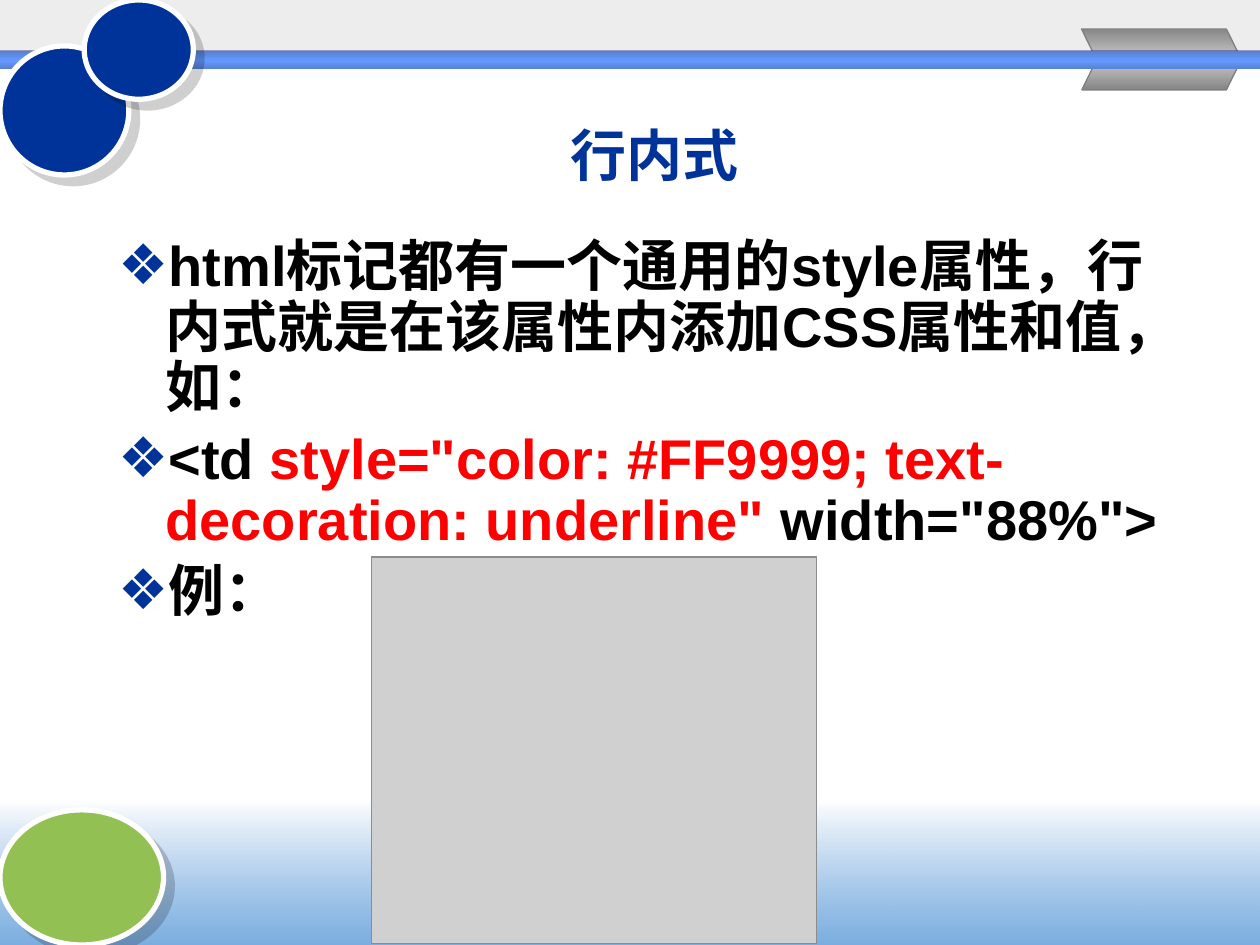
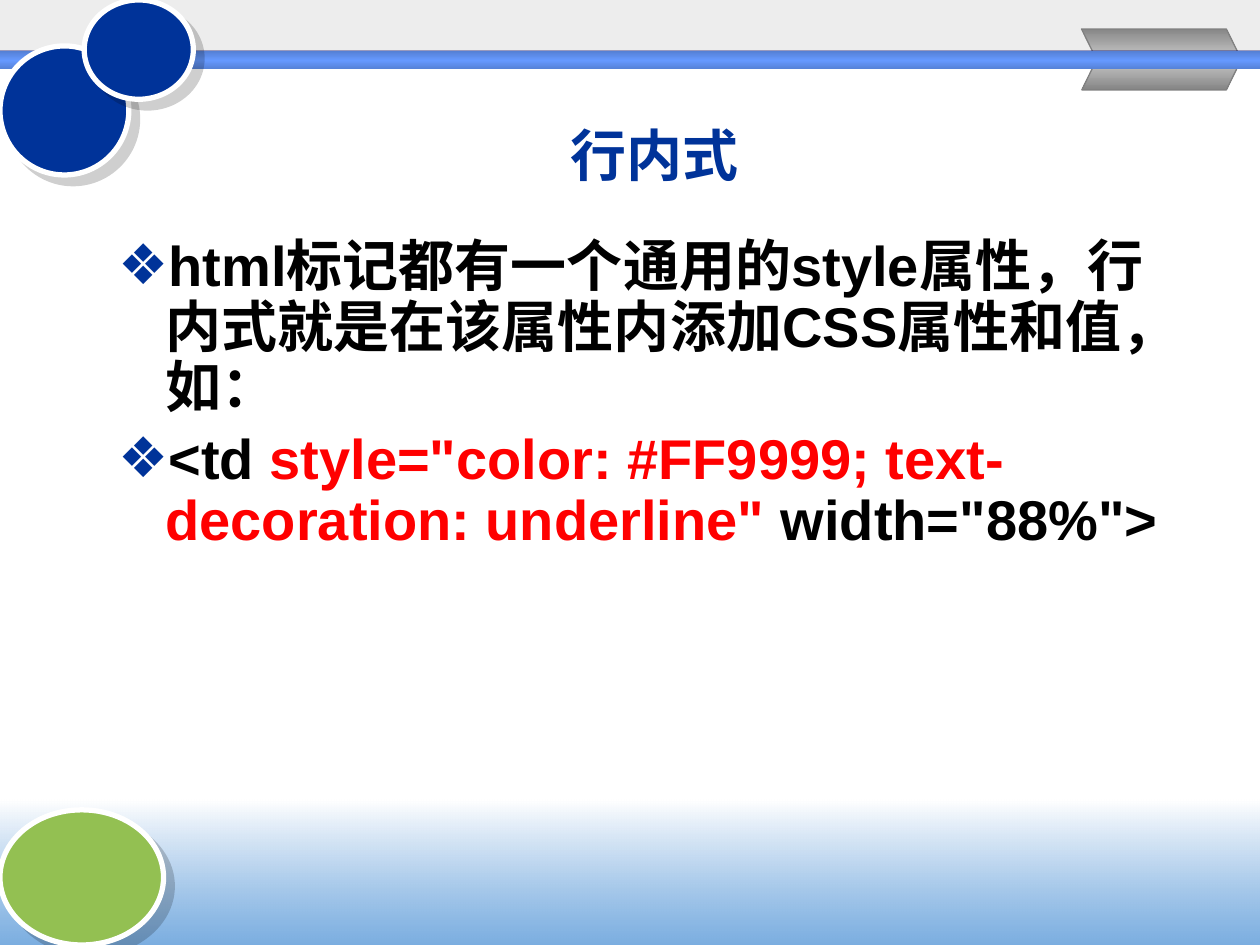
Before and after one commit to Chencao0928/Web-, a slide deck: slide 58 of chapter2/2HTML与CSS.pptx (slide 64 before the commit). Drawn at 1260x945 pixels with LibreOffice and Linux fonts; fonts in the diff are those of the drawing; grey boxes stand for pictures; background and template pictures are left out. Boxes give left, top, right and bottom in pixels: in the first picture for what was removed or moved away, otherwise in the second. Text is boxed around its words. In the diff, an @@ line names an element or a change of style, - is before the commit and + after.

```diff
--- a/chapter2/2HTML与CSS.pptx
+++ b/chapter2/2HTML与CSS.pptx
@@ text at box(168, 563, 280, 616): paragraph removed @@
-❖ 例：
@@ picture removed at box(372, 557, 816, 944) @@
```
Also in this commit, not shown: 36 other slides changed, 7 slides removed, 4 other files.
